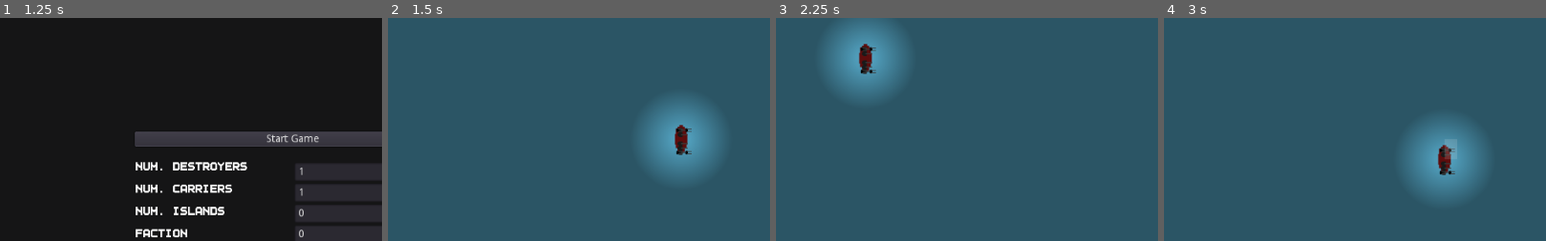
Above: before the commit, frames 1-4 (left to right).
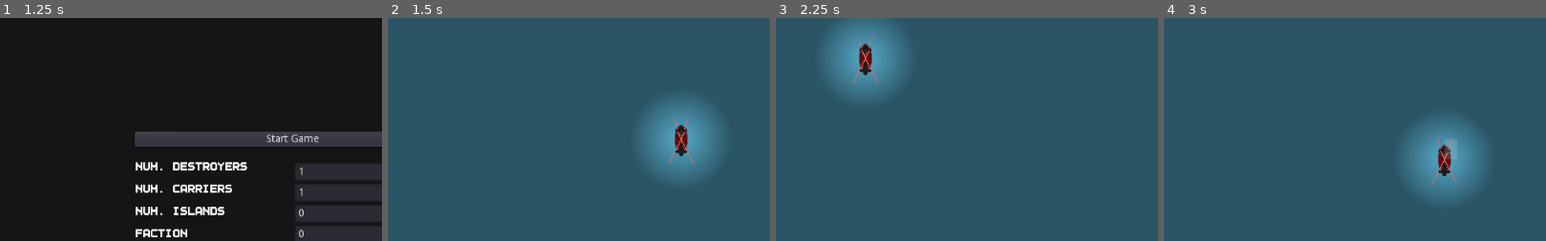
Above: after the commit, the same moments.

Repository: peter-shaw-benson/naval-game
Game: Godot game, scene res://gui/MainMenu.tscn
Two runs of this game, one before a commit and one after it. Both use one fixed random seed, a clock stepped at 60 frames per second and the inputs below.
Inputs (mouse positions are % of the whole screen's width and height, from its top left):
- Up to frame 1 (1.25 s): click "Start Game" at 0.5 s
- Up to frame 2 (1.5 s): click "Start Game" at 1.25 s
- Up to frame 3 (2.25 s): drag from (10, 29) to (50, 57) at 2.02 s
- Up to frame 4 (3 s): drag from (50, 57) to (45, 70) at 2.77 s
The pictures show only the part of the screen within x 12-62%, y 29-79%; the shares and areas given below are measured in that part.

Frame 1 is identical in both runs. In frame 2, 0.3% of the frame differs, in the area x 73-81%, y 44-66%; in frame 3, 0.3%; in frame 4, 0.3%.

Commit message:
adding camera offset

Diff:
--- a/Entities/Planes/Fighter.gd
+++ b/Entities/Planes/Fighter.gd
@@ -6,7 +6,7 @@
 
 var turret_list = [
 	{"weapon": MG.new(), "offset": [0,0], "barrels": 4,
-	"sprite_path": mg_turret_path, "turn_weight":0}
+	"sprite_path": mg_turret_path, "turn_weight":0, "firing_arc": [0, 0]}
 ]
 
 
--- a/Entities/Planes/TorpBomber.gd
+++ b/Entities/Planes/TorpBomber.gd
@@ -7,11 +7,11 @@
 
 var turret_list = [
 	{"weapon": MG.new(), "offset": [0,0], "barrels": 1,
-	"sprite_path": mg_turret_path, "turn_weight":0},
+	"sprite_path": mg_turret_path, "turn_weight":0, "firing_arc": [0, 0]},
 
 	{"weapon": AirTorpedo.new(), "offset": [0,0], "barrels": 1,
 	# sprite path doesn't matter here
-	"sprite_path": mg_turret_path, "turn_weight":0, "ammo": 1}
+	"sprite_path": mg_turret_path, "turn_weight":0, "ammo": 1, "firing_arc": [0, 0]}
 ]
 
 
--- a/Entities/Ships/FletcherClassDestroyer.gd
+++ b/Entities/Ships/FletcherClassDestroyer.gd
@@ -26,35 +26,35 @@
 
 var turret_list = [
 	{"weapon": LightGun.new(), "offset": [0,30], "barrels": 1,
-	"sprite_path": fletcher_turret_path, "turn_weight":0.02},
+	"sprite_path": fletcher_turret_path, "turn_weight":0.02, "firing_arc": [210, 210]},
 
 	{"weapon": LightGun.new(), "offset": [0,20], "barrels": 1,
-	"sprite_path": fletcher_turret_path, "turn_weight":0.02},
+	"sprite_path": fletcher_turret_path, "turn_weight":0.02,"firing_arc": [180, 180]},
 
 	{"weapon": LightGun.new(), "offset": [0,10], "barrels": 1,
-	"sprite_path": fletcher_turret_path, "turn_weight":0.02},
+	"sprite_path": fletcher_turret_path, "turn_weight":0.02, "firing_arc": [360, 360]},
 
 
 	# these two are the forward guns
 	{"weapon": LightGun.new(), "offset": [0,-10], "barrels": 1,
-	"sprite_path": fletcher_turret_path, "turn_weight":0.02},
+	"sprite_path": fletcher_turret_path, "turn_weight":0.02, "firing_arc": [0, 180]},
 
 	{"weapon": LightGun.new(), "offset": [0,-20], "barrels": 1,
-	"sprite_path": fletcher_turret_path, "turn_weight":0.02},
+	"sprite_path": fletcher_turret_path, "turn_weight":0.02, "firing_arc": [0, 180]},
 
 	## MG's:
 	# two on each side.
 	# Back MGs
 	{"weapon": MachineGun.new(), "offset": [10,30], "barrels": 1,
-	"sprite_path": mg_turret_path, "turn_weight":0.1},
+	"sprite_path": mg_turret_path, "turn_weight":0.1, "firing_arc": [90, 270]},
 	{"weapon": MachineGun.new(), "offset": [-10,30], "barrels": 1,
-	"sprite_path": mg_turret_path, "turn_weight":0.1},
+	"sprite_path": mg_turret_path, "turn_weight":0.1, "firing_arc": [270, 90]},
 
 	# front MGs
 	{"weapon": MachineGun.new(), "offset": [10,-20], "barrels": 1,
-	"sprite_path": mg_turret_path, "turn_weight":0.1},
+	"sprite_path": mg_turret_path, "turn_weight":0.1, "firing_arc": [90, 270]},
 	{"weapon": MachineGun.new(), "offset": [-10,-20], "barrels": 1,
-	"sprite_path": mg_turret_path, "turn_weight":0.1}
+	"sprite_path": mg_turret_path, "turn_weight":0.1, "firing_arc": [270, 90]}
 ]
 
 
--- a/Game Map/LineDrawer.gd
+++ b/Game Map/LineDrawer.gd
@@ -24,9 +24,9 @@
 				if ship.is_patrolling() == false:
 					if Input.is_action_pressed("right_click") and ship.selected:
 						# kinda a hacky way to do it, but works with the new released logic
-						draw_line(ship.global_position, ship.get_temp_target(), Color.green, 1.5)
+						draw_line(ship.position, ship.get_temp_target(), Color.green, 1.5)
 					else:
-						draw_line(ship.global_position, ship.current_target, Color.green, 1.5)
+						draw_line(ship.position, ship.current_target, Color.green, 1.5)
 
 				if !("PlaneSquad" in ship.get_name()) and len(ship.target_array) >= 1:
 					draw_line(ship.current_target, ship.target_array[0], Color.green, 1.5)
--- a/Game Map/Map 2.gd
+++ b/Game Map/Map 2.gd
@@ -34,6 +34,10 @@
 onready var IslandTexture = get_node("CanvasLayer/IslandTexture")
 
 var selected = []
+
+
+## MAP VARS:
+export var map_size = Vector2(1024, 720)
 
 func init(input_unit_list, num_islands):
 	# Display stuff
--- a/Game Map/Map 2.tscn
+++ b/Game Map/Map 2.tscn
@@ -20,6 +20,8 @@
 [ext_resource path="res://gui/SquadSelected.tscn" type="PackedScene" id=18]
 [ext_resource path="res://Ships2/ShipScene.tscn" type="PackedScene" id=19]
 [ext_resource path="res://Game Map/SelectionBox.gd" type="Script" id=20]
+[ext_resource path="res://Miscellaneous/ZoomCamera.tscn" type="PackedScene" id=21]
+[ext_resource path="res://Miscellaneous/ZoomCamera.gd" type="Script" id=22]
 
 [sub_resource type="DynamicFont" id=1]
 size = 36
@@ -38,8 +40,9 @@
 
 [node name="ColorRect" type="ColorRect" parent="."]
 light_mask = 16
-margin_right = 1024.0
-margin_bottom = 720.0
+margin_right = 2048.0
+margin_bottom = 1440.0
+rect_rotation = -0.0276448
 mouse_filter = 2
 size_flags_horizontal = 3
 size_flags_vertical = 3
@@ -147,6 +150,11 @@
 "_edit_use_anchors_": false
 }
 
+[node name="ZoomCamera" parent="." instance=ExtResource( 21 )]
+anchor_mode = 0
+script = ExtResource( 22 )
+movement_factor = 5
+
 [connection signal="id_pressed" from="CanvasLayer/PauseMenu" to="." method="_on_CrashPopup_id_pressed"]
 [connection signal="timeout" from="CanvasLayer/Ship Popup Timer" to="." method="_on_Ship_Popup_Timer_timeout"]
 [connection signal="timeout" from="CanvasLayer/GameClock" to="." method="_on_GameClock_timeout"]
--- a/Game Map/SelectionBox.gd
+++ b/Game Map/SelectionBox.gd
@@ -20,10 +20,17 @@
 # we should ONLY use this one
 var selected_ships = []
 
+var camera: ZoomCamera
+var camera_offset: Vector2
+
 ### SELECTION
 func _ready():
 	selected = []
 	selected_ships = []
+
+func add_camera(camera):
+	camera = camera
+	camera_offset = camera.get_camera_offset()
 
 func _input(event):
 			#print("Left button was clicked at ", event.position)
@@ -124,11 +131,11 @@
 
 func _draw():
 	if dragging:
-		draw_rect(Rect2(drag_start, get_global_mouse_position() - drag_start),
+		draw_rect(Rect2(drag_start, get_local_mouse_position() - drag_start),
 				Color(.9, .9, .9, 0.15), true)
 
 	if dragging_right:
-		draw_line(initial_right_mouse_pos, get_global_mouse_position(), Color.purple, 1.0)
+		draw_line(initial_right_mouse_pos, get_local_mouse_position(), Color.purple, 1.0)
 
 func _process(delta):
 	update()
--- /dev/null
+++ b/Miscellaneous/ZoomCamera.gd
@@ -0,0 +1,104 @@
+class_name ZoomCamera
+extends Camera2D
+
+# Lower cap for the `_zoom_level`.
+export var min_zoom := 0.5
+# Upper cap for the `_zoom_level`.
+export var max_zoom := 1.0
+# Controls how much we increase or decrease the `_zoom_level` on every turn of the scroll wheel.
+export var zoom_factor := 0.1
+# Duration of the zoom's tween animation.
+export var zoom_duration := 0.2
+
+# The camera's target zoom level.
+var _zoom_level := 1.0 setget _set_zoom_level
+
+# We store a reference to the scene's tween node.
+onready var tween: Tween = $Tween
+
+
+# Movement:
+export var movement_factor = 50
+var min_camera_pos = Vector2(0,0)
+var max_camera_pos: Vector2
+var map_center: Vector2
+
+var is_moving = false
+var move_direction = "up"
+
+func _ready():
+	var screen_size = get_viewport().size
+
+	max_camera_pos = screen_size
+
+	map_center = Vector2(screen_size.x / 2, screen_size.y /2)
+
+func _set_zoom_level(value: float) -> void:
+	# We limit the value between `min_zoom` and `max_zoom`
+	_zoom_level = clamp(value, min_zoom, max_zoom)
+	# Then, we ask the tween node to animate the camera's `zoom` property from its current value
+	# to the target zoom level.
+	tween.interpolate_property(
+		self,
+		"zoom",
+		zoom,
+		Vector2(_zoom_level, _zoom_level),
+		zoom_duration,
+		tween.TRANS_SINE,
+		# Easing out means we start fast and slow down as we reach the target value.
+		tween.EASE_OUT
+	)
+	tween.start()
+
+func _unhandled_input(event):
+	if event.is_action_pressed("zoom_in"):
+		# Inside a given class, we need to either write `self._zoom_level = ...` or explicitly
+		# call the setter function to use it.
+		#print("zooming in")
+		_set_zoom_level(_zoom_level - zoom_factor)
+
+	if event.is_action_pressed("zoom_out"):
+		_set_zoom_level(_zoom_level + zoom_factor)
+
+func _input(event):
+	# arrow keys for moving
+	if event.is_action_pressed("ui_up"):
+		is_moving = true
+		move_direction = "up"
+	if event.is_action_pressed("ui_down"):
+		is_moving = true
+		move_direction = "down"
+
+	if event.is_action_pressed("ui_left"):
+		is_moving = true
+		move_direction = "left"
+	if event.is_action_pressed("ui_right"):
+		is_moving = true
+		move_direction = "right"
+
+	if event.is_action_released("ui_up"):
+		is_moving = false
+	if event.is_action_released("ui_down"):
+		is_moving = false
+	if event.is_action_released("ui_left"):
+		is_moving = false
+	if event.is_action_released("ui_right"):
+		is_moving = false
+
+func _process(delta):
+	if is_moving:
+		if move_direction == "up":
+			self.position.y -= movement_factor
+		if move_direction == "down":
+			self.position.y += movement_factor
+
+		if move_direction == "left":
+			self.position.x -= movement_factor
+		if move_direction == "right":
+			self.position.x += movement_factor
+
+	self.position.x = clamp(self.position.x, self.min_camera_pos.x, self.max_camera_pos.x)
+	self.position.y = clamp(self.position.y, self.min_camera_pos.y, self.max_camera_pos.y)
+
+func get_camera_offset():
+	return self.position
--- /dev/null
+++ b/Miscellaneous/ZoomCamera.tscn
@@ -0,0 +1,6 @@
+[gd_scene format=2]
+
+[node name="ZoomCamera" type="Camera2D"]
+current = true
+
+[node name="Tween" type="Tween" parent="."]
--- a/Ships2/Plane Launchers/Carrier.gd
+++ b/Ships2/Plane Launchers/Carrier.gd
@@ -438,15 +438,15 @@
 				self.target_angle["turning"] = false
 				self.target_angle["turn_point"] = self.global_position
 
-	position.x = clamp(position.x, 0, screen_size.x)
-	position.y = clamp(position.y, 0, screen_size.y)
+	#position.x = clamp(position.x, 0, screen_size.x)
+	#position.y = clamp(position.y, 0, screen_size.y)
 
 func _process(delta):
 
 	draw_ghost_sprite()
 
 
-	get_node("ScoutPlaneTriangle").look_at(get_global_mouse_position())
+	get_node("ScoutPlaneTriangle").look_at(get_local_mouse_position())
 	get_node("ScoutPlaneTriangle").rotation += 3 * PI/4
 
 	scout_targets = get_node("ScoutPlaneTriangle").polygon
@@ -515,13 +515,13 @@
 	# sets the alpha value to be very low
 	ghost_sprite.self_modulate.a = 0.2
 
-	ghost_sprite.global_position = get_global_mouse_position()
+	ghost_sprite.global_position = get_local_mouse_position()
 
 	if Input.is_action_pressed("right_click"):
 		#print("rotating ghost sprite")
 		# ideally, this should stick on the temp target
 		ghost_sprite.global_position = self.temp_target
-		ghost_sprite.look_at(get_global_mouse_position())
+		ghost_sprite.look_at(get_local_mouse_position())
 		ghost_sprite.rotation += PI/2
 
 func hide_ghost_sprite():
--- a/Ships2/ShipScene.gd
+++ b/Ships2/ShipScene.gd
@@ -366,8 +366,8 @@
 				self.target_angle["turning"] = false
 				self.target_angle["turn_point"] = self.global_position
 
-	position.x = clamp(position.x, 0, screen_size.x)
-	position.y = clamp(position.y, 0, screen_size.y)
+	#position.x = clamp(position.x, 0, screen_size.x)
+	#position.y = clamp(position.y, 0, screen_size.y)
 
 func _process(delta):
 
@@ -464,13 +464,13 @@
 	# sets the alpha value to be very low
 	ghost_sprite.self_modulate.a = 0.2
 
-	ghost_sprite.global_position = get_global_mouse_position()
+	ghost_sprite.global_position = get_local_mouse_position()
 
 	if Input.is_action_pressed("right_click"):
 		#print("rotating ghost sprite")
 		# ideally, this should stick on the temp target
 		ghost_sprite.global_position = self.temp_target
-		ghost_sprite.look_at(get_global_mouse_position())
+		ghost_sprite.look_at(get_local_mouse_position())
 		ghost_sprite.rotation += PI/2
 
 func hide_ghost_sprite():
--- a/Ships2/Turrets/Turret.gd
+++ b/Ships2/Turrets/Turret.gd
@@ -9,6 +9,7 @@
 var x_offset = 0
 var num_barrels = 1
 var turn_weight = 0
+var firing_arc = [0,0]
 
 var locked = true
 
@@ -35,6 +36,9 @@
 	self.turn_weight = weapon["turn_weight"]
 	self.aa_gun = weaponData.is_aa_gun()
 
+	self.firing_arc[0] = deg2rad(weapon["firing_arc"][0])
+	self.firing_arc[1] = deg2rad(weapon["firing_arc"][1])
+
 	# set sprite from the sprite path given in the weapon dict
 	var frames = load(weapon["sprite_path"])
 	get_node("AnimatedSprite").set_sprite_frames(frames)
@@ -55,6 +59,10 @@
 
 func _process(delta):
 	# fuck. we have to handle the turret alignment here:
+
+	self.point_to(get_global_mouse_position())
+#
+#	self.rotation = clamp(self.rotation, firing_arc[0], firing_arc[1])
 	pass
 #	if not locked:
 #
--- a/project.godot
+++ b/project.godot
@@ -148,6 +148,11 @@
 "class": "Weather",
 "language": "GDScript",
 "path": "res://Game Map/Weather/Weather.gd"
+}, {
+"base": "Camera2D",
+"class": "ZoomCamera",
+"language": "GDScript",
+"path": "res://Miscellaneous/ZoomCamera.gd"
 } ]
 _global_script_class_icons={
 "Airbase": "",
@@ -177,7 +182,8 @@
 "TorpDestroyer": "",
 "Weapon": "",
 "WeaponLegacy": "",
-"Weather": ""
+"Weather": "",
+"ZoomCamera": ""
 }
 
 [application]
@@ -295,6 +301,18 @@
 stop_launch={
 "deadzone": 0.5,
 "events": [ Object(InputEventKey,"resource_local_to_scene":false,"resource_name":"","device":0,"alt":false,"shift":false,"control":false,"meta":false,"command":false,"pressed":false,"scancode":0,"physical_scancode":78,"unicode":0,"echo":false,"script":null)
+ ]
+}
+zoom_in={
+"deadzone": 0.5,
+"events": [ Object(InputEventMouseButton,"resource_local_to_scene":false,"resource_name":"","device":0,"alt":false,"shift":false,"control":false,"meta":false,"command":false,"button_mask":0,"position":Vector2( 0, 0 ),"global_position":Vector2( 0, 0 ),"factor":1.0,"button_index":4,"pressed":false,"doubleclick":false,"script":null)
+, Object(InputEventKey,"resource_local_to_scene":false,"resource_name":"","device":0,"alt":false,"shift":false,"control":false,"meta":false,"command":false,"pressed":false,"scancode":0,"physical_scancode":61,"unicode":0,"echo":false,"script":null)
+ ]
+}
+zoom_out={
+"deadzone": 0.5,
+"events": [ Object(InputEventMouseButton,"resource_local_to_scene":false,"resource_name":"","device":0,"alt":false,"shift":false,"control":false,"meta":false,"command":false,"button_mask":0,"position":Vector2( 0, 0 ),"global_position":Vector2( 0, 0 ),"factor":1.0,"button_index":5,"pressed":false,"doubleclick":false,"script":null)
+, Object(InputEventKey,"resource_local_to_scene":false,"resource_name":"","device":0,"alt":false,"shift":false,"control":false,"meta":false,"command":false,"pressed":false,"scancode":0,"physical_scancode":45,"unicode":0,"echo":false,"script":null)
  ]
 }
 
Not shown: 1 places in Game Map/Map 2.tscn that only renumber resources
